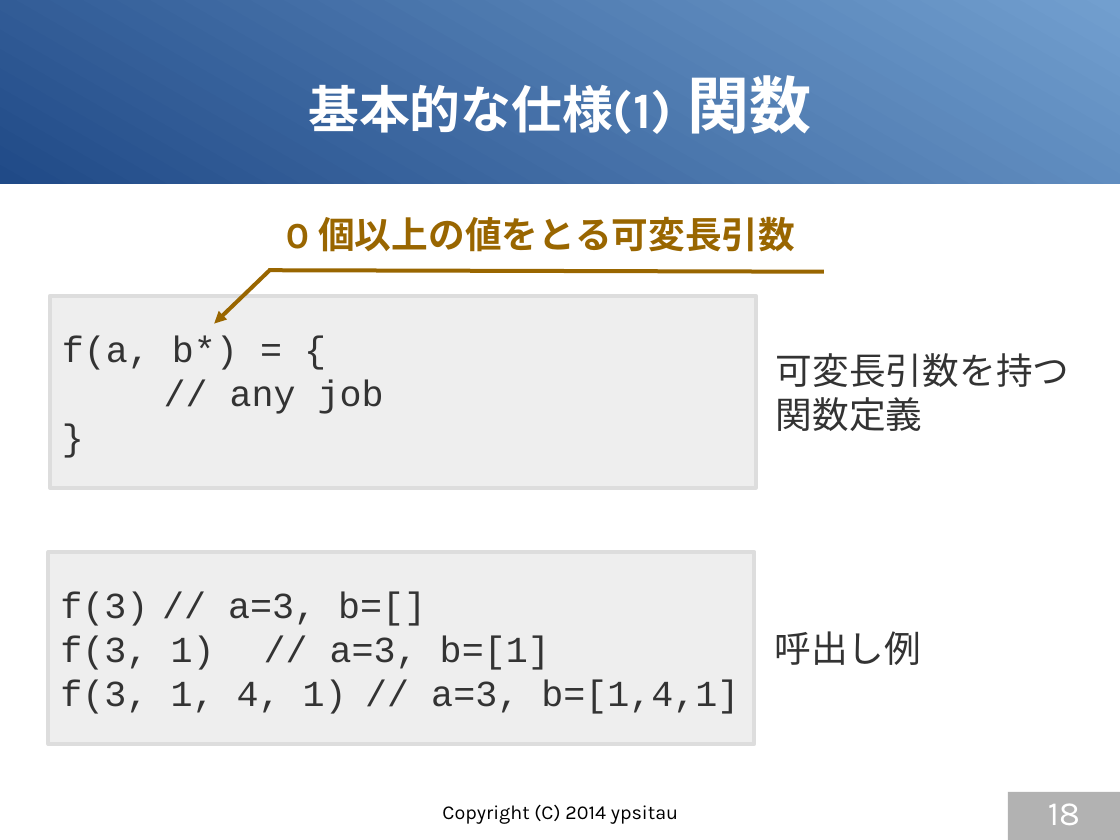
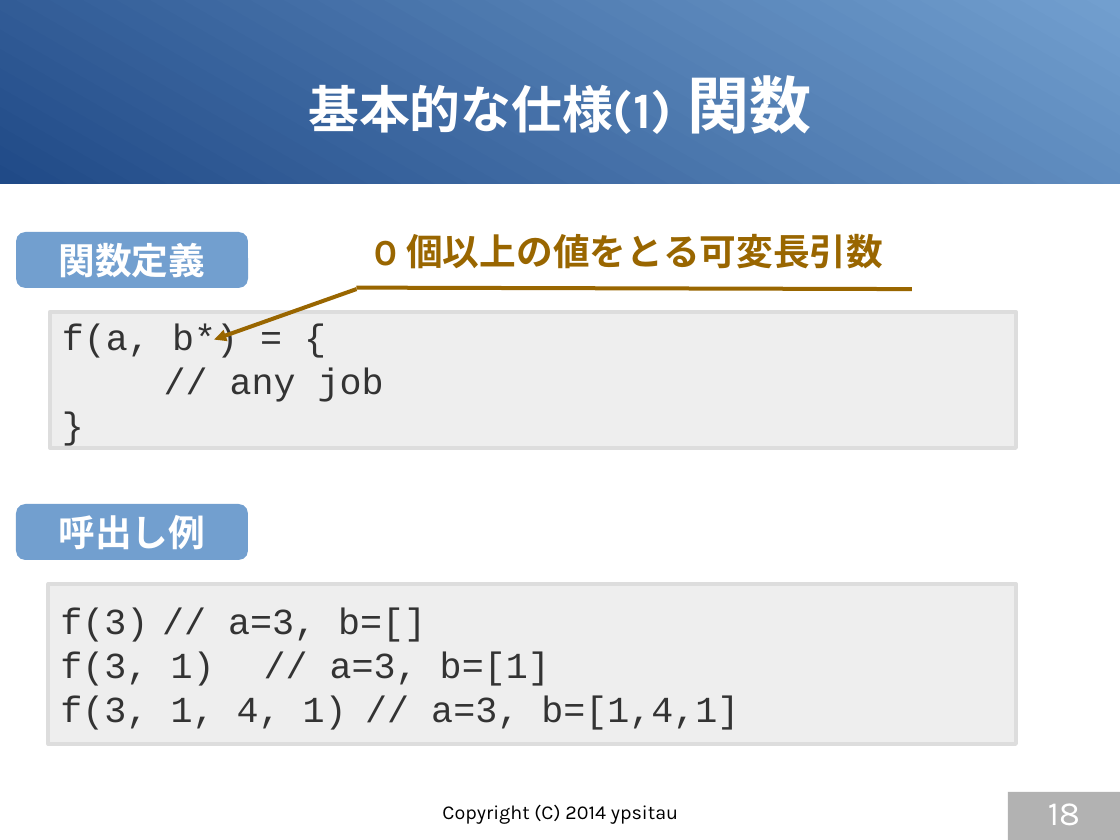
Before and after one commit to gura-lang/gura-doc, a slide deck: slide 18 of presentation/gura-introduction.odp. Drawn at 1120x840 pixels with LibreOffice and Linux fonts; fonts in the diff are those of the drawing. Boxes give left, top, right and bottom in pixels: in the first picture for what was removed or moved away, otherwise in the second. Text is boxed around its words. In the diff, an @@ line names an element or a change of style, - is before the commit and + after.

```diff
--- a/presentation/gura-introduction.odp
+++ b/presentation/gura-introduction.odp
@@ rounded rectangle added at (16,232,248,288), fill #729FCF, 26 pt, text #FFFFFF, bold @@
+関数定義
@@ text "0 個以上の値をとる可変長引数": place and size @@
-text "0 個以上の値をとる可変長引数" at (286,216,795,252)
+text "0 個以上の値をとる可変長引数" at (374,233,883,269)
@@ arrow moved from (214, 323) - (270, 269) to (214, 339) - (357, 290) @@
@@ line moved from (268, 270) - (824, 271) to (357, 288) - (913, 290) @@
@@ rectangle "f(a, b*) = {": place and size @@
-rectangle "f(a, b*) = {" at (50,296,756,488)
+rectangle "f(a, b*) = {" at (50,312,1016,448)
@@ text removed at (776,353,1070,431) @@
-可変長引数を持つ
-関数定義
@@ rounded rectangle "呼出し例": place and size @@
-rounded rectangle "呼出し例" at (774,631,921,665)
+rounded rectangle "呼出し例" at (16,504,248,560)
@@ rounded rectangle "呼出し例" at (16,504,248,560): text colour #333333 to #FFFFFF, bold on; alignment left to centre; fill none to #729FCF @@
@@ rectangle "f(3) // a=3, b=[]": place and size @@
-rectangle "f(3) // a=3, b=[]" at (49,552,755,744)
+rectangle "f(3) // a=3, b=[]" at (49,584,1016,744)
```
Also in this commit, not shown: 9 other slides changed, 2 slides added.
